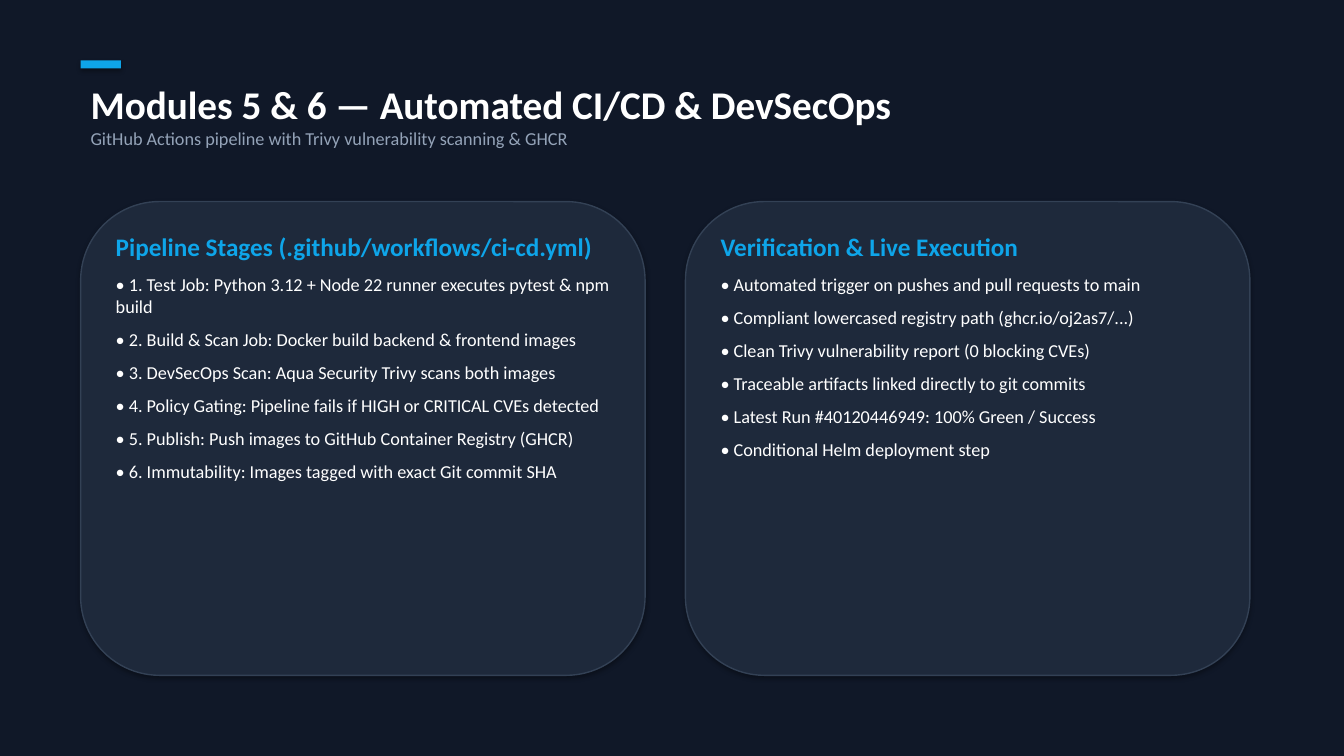
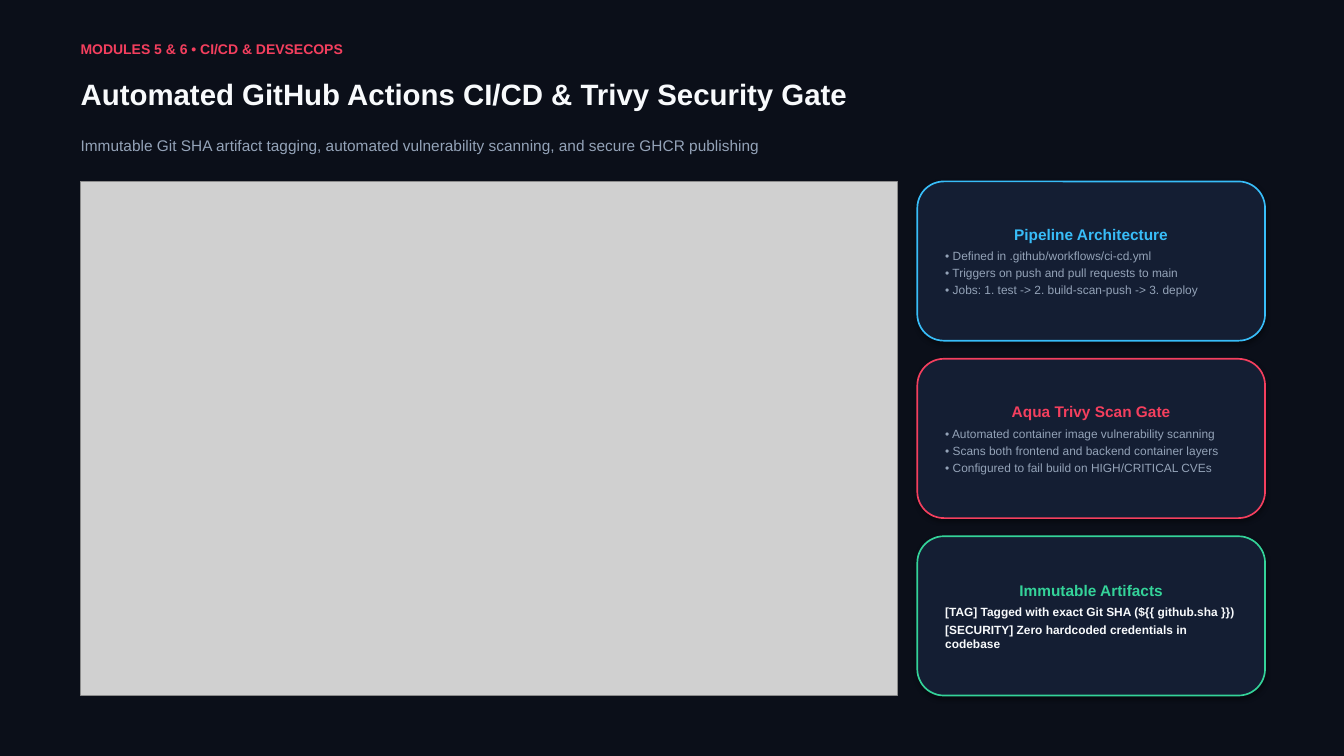
Before and after one commit to Oj2AS7/devops_project, a slide deck: slide 6 of demo/TaskBoard_DevOps_Presentation.pptx. Drawn at 1344x756 pixels with LibreOffice and Linux fonts; fonts in the diff are those of the drawing; grey boxes stand for pictures. Boxes give left, top, right and bottom in pixels: in the first picture for what was removed or moved away, otherwise in the second. Text is boxed around its words. In the diff, an @@ line names an element or a change of style, - is before the commit and + after.

Commit message:
feat(demo): update presentation deck with diagrams and add command execution walkthrough video

```diff
--- a/demo/TaskBoard_DevOps_Presentation.pptx
+++ b/demo/TaskBoard_DevOps_Presentation.pptx
@@ rectangle at [0, 0, 1344, 756]: fill #101828 to #0B0F19; outline #101828 0.75 pt to none @@
@@ text added at [81, 44, 343, 55], 10 pt, text #F43F5E, bold @@
+MODULES 5 & 6 • CI/CD & DEVSECOPS
@@ text at [81, 83, 846, 110]: text changed; size 13 to 21 pt; font Calibri to Arial; text colour #94A3B8 to #F8FAFC; bold on @@
-Modules 5 & 6 — Automated CI/CD & DevSecOps
-GitHub Actions pipeline with Trivy vulnerability scanning & GHCR
+Automated GitHub Actions CI/CD & Trivy Security Gate
@@ rectangle removed at [81, 60, 121, 69] @@
@@ text added at [81, 140, 758, 154], 11 pt, text #94A3B8 @@
+Immutable Git SHA artifact tagging, automated vulnerability scanning, and secure GHCR publishing
@@ rounded rectangle removed at [81, 202, 645, 676] @@
@@ picture added at [81, 181, 897, 696] @@
@@ rounded rectangle removed at [686, 202, 1250, 676] @@
@@ rounded rectangle added at [918, 181, 1265, 341], fill #141E33, outline #38BDF8 1.2 pt, 8.5 pt, text #94A3B8 @@
+Pipeline Architecture
+• Defined in .github/workflows/ci-cd.yml
+• Triggers on push and pull requests to main
+• Jobs: 1. test -> 2. build-scan-push -> 3. deploy
@@ text removed at [116, 237, 610, 481] @@
-Pipeline Stages (.github/workflows/ci-cd.yml)
-• 1. Test Job: Python 3.12 + Node 22 runner executes pytest & npm build
-• 2. Build & Scan Job: Docker build backend & frontend images
-• 3. DevSecOps Scan: Aqua Security Trivy scans both images
-• 4. Policy Gating: Pipeline fails if HIGH or CRITICAL CVEs detected
-• 5. Publish: Push images to GitHub Container Registry (GHCR)
-• 6. Immutability: Images tagged with exact Git commit SHA
@@ text removed at [721, 238, 1140, 459] @@
-Verification & Live Execution
-• Automated trigger on pushes and pull requests to main
-• Compliant lowercased registry path (ghcr.io/oj2as7/...)
-• Clean Trivy vulnerability report (0 blocking CVEs)
-• Traceable artifacts linked directly to git commits
-• Latest Run #40120446949: 100% Green / Success
-• Conditional Helm deployment step
@@ rounded rectangle added at [918, 359, 1265, 518], fill #141E33, outline #F43F5E 1.2 pt, 8.5 pt, text #94A3B8 @@
+Aqua Trivy Scan Gate
+• Automated container image vulnerability scanning
+• Scans both frontend and backend container layers
+• Configured to fail build on HIGH/CRITICAL CVEs
@@ rounded rectangle added at [918, 536, 1265, 696], fill #141E33, outline #34D399 1.2 pt, 8.5 pt, text #F8FAFC, bold @@
+Immutable Artifacts
+[TAG] Tagged with exact Git SHA (${{ github.sha }})
+[SECURITY] Zero hardcoded credentials in codebase
```
Also in this commit, not shown: 5 other slides changed, 4 slides added, 4 slides removed, 22 other files.
